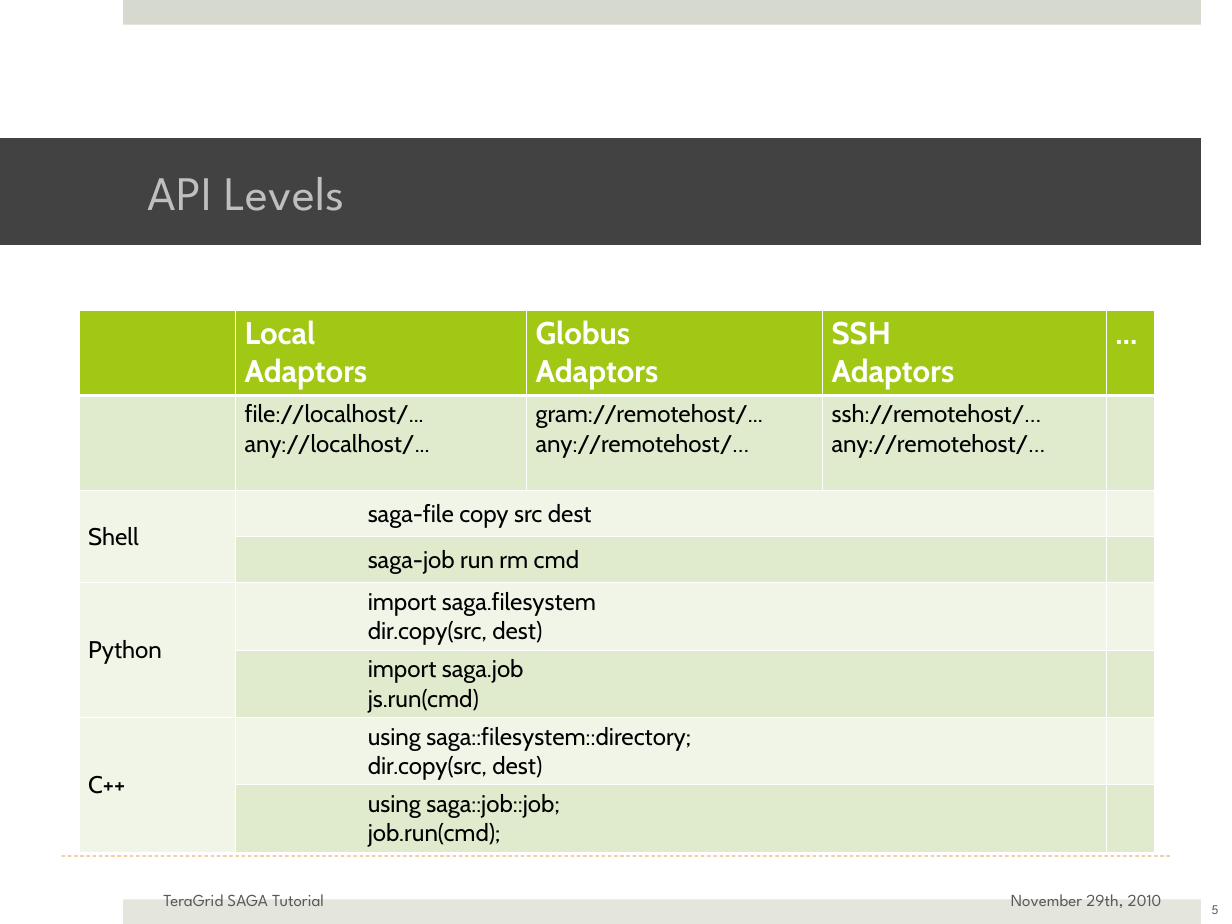
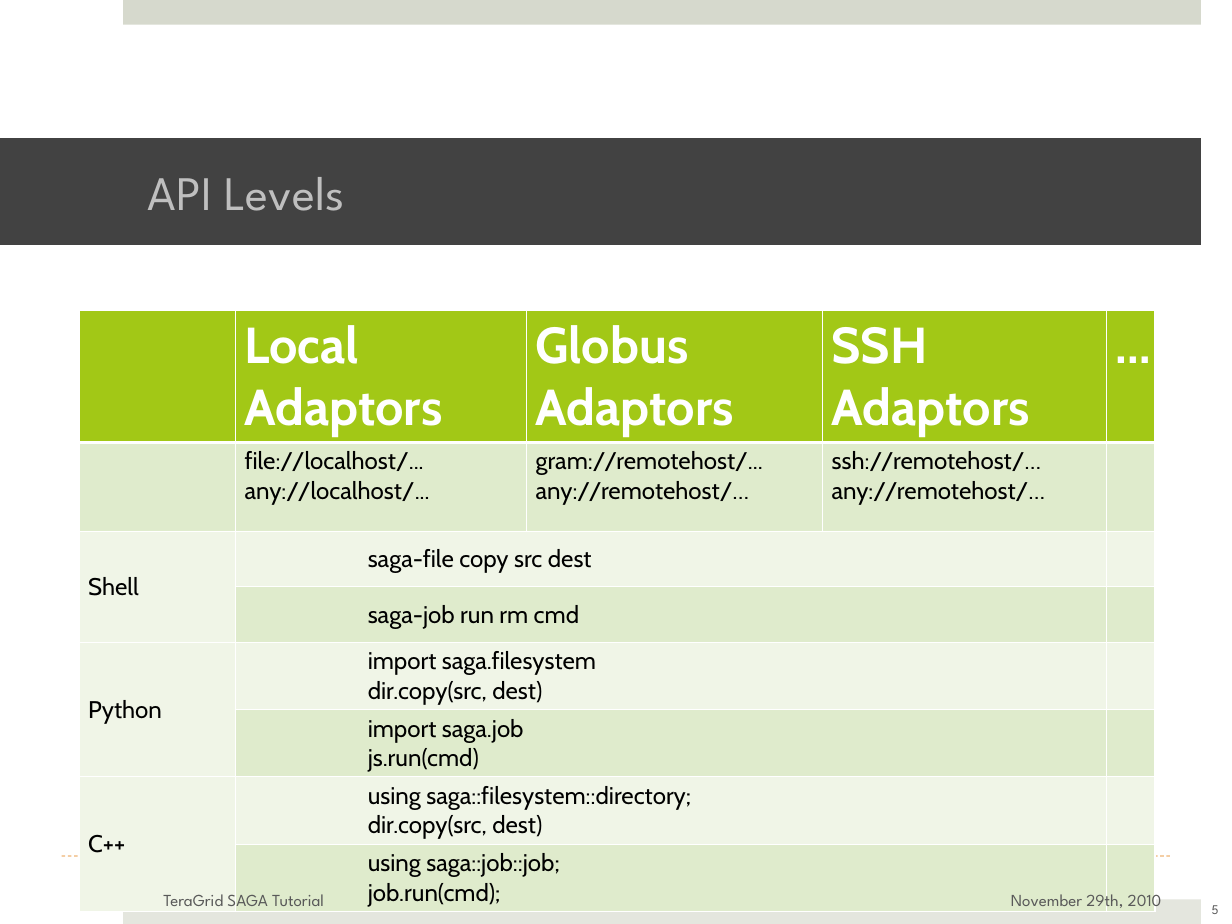
Before and after one commit to saga-project/saga-cpp-legacy-projects, a slide deck: slide 5 of tutorial/general_tutorial/SAGA-API-levels.pptx. Drawn at 1232x924 pixels with LibreOffice and Linux fonts; fonts in the diff are those of the drawing; background and template pictures are left out. Boxes give left, top, right and bottom in pixels: in the first picture for what was removed or moved away, otherwise in the second. Text is boxed around its words. In the diff, an @@ line names an element or a change of style, - is before the commit and + after.

```diff
--- a/tutorial/general_tutorial/SAGA-API-levels.pptx
+++ b/tutorial/general_tutorial/SAGA-API-levels.pptx
@@ table at [80, 310, 1157, 911] @@
@@ size 26 to 42 pt in "Local Adaptors", "Globus", "Adaptors", "SSH Adaptors" and 1 more places @@
```
Also in this commit, not shown: 6 other slides changed, 1 slide added, 1 other file.
